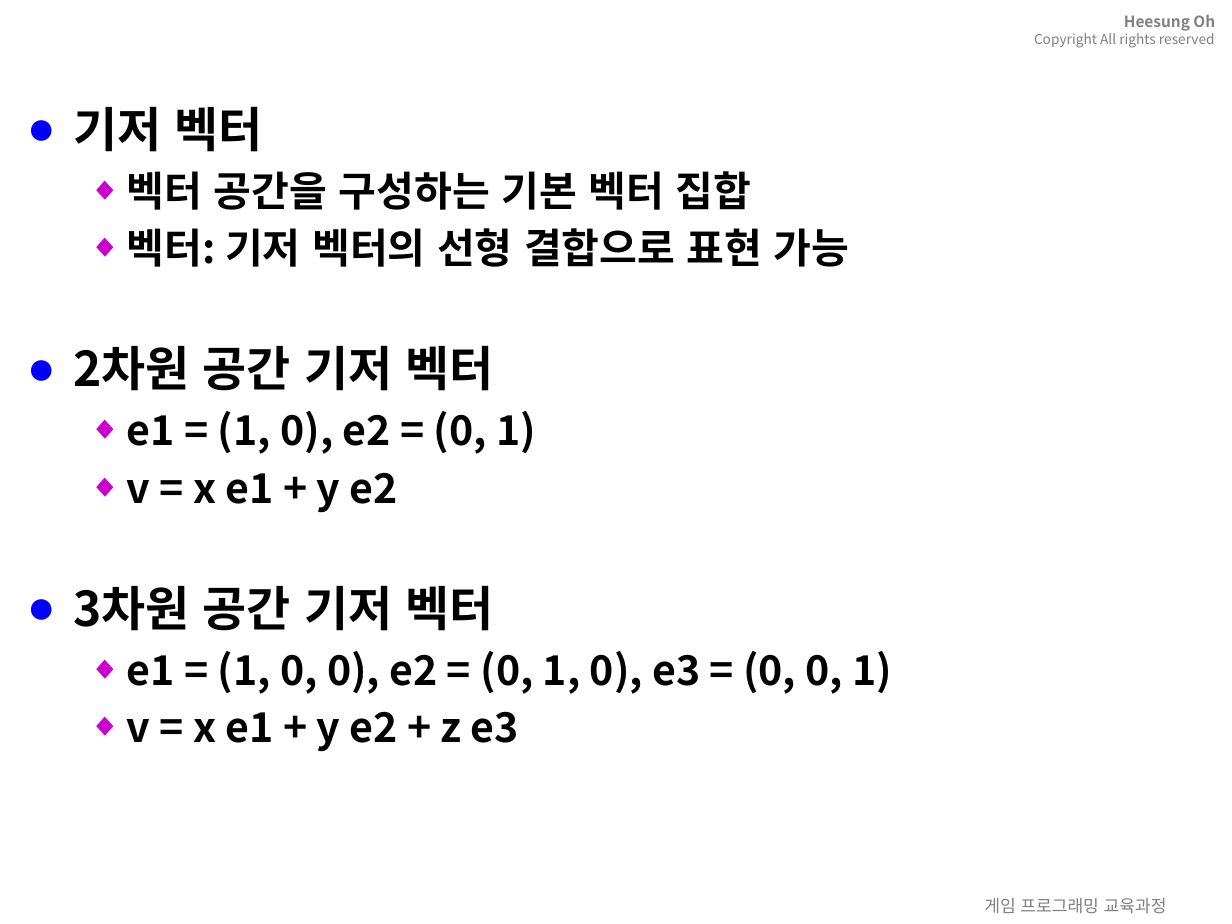
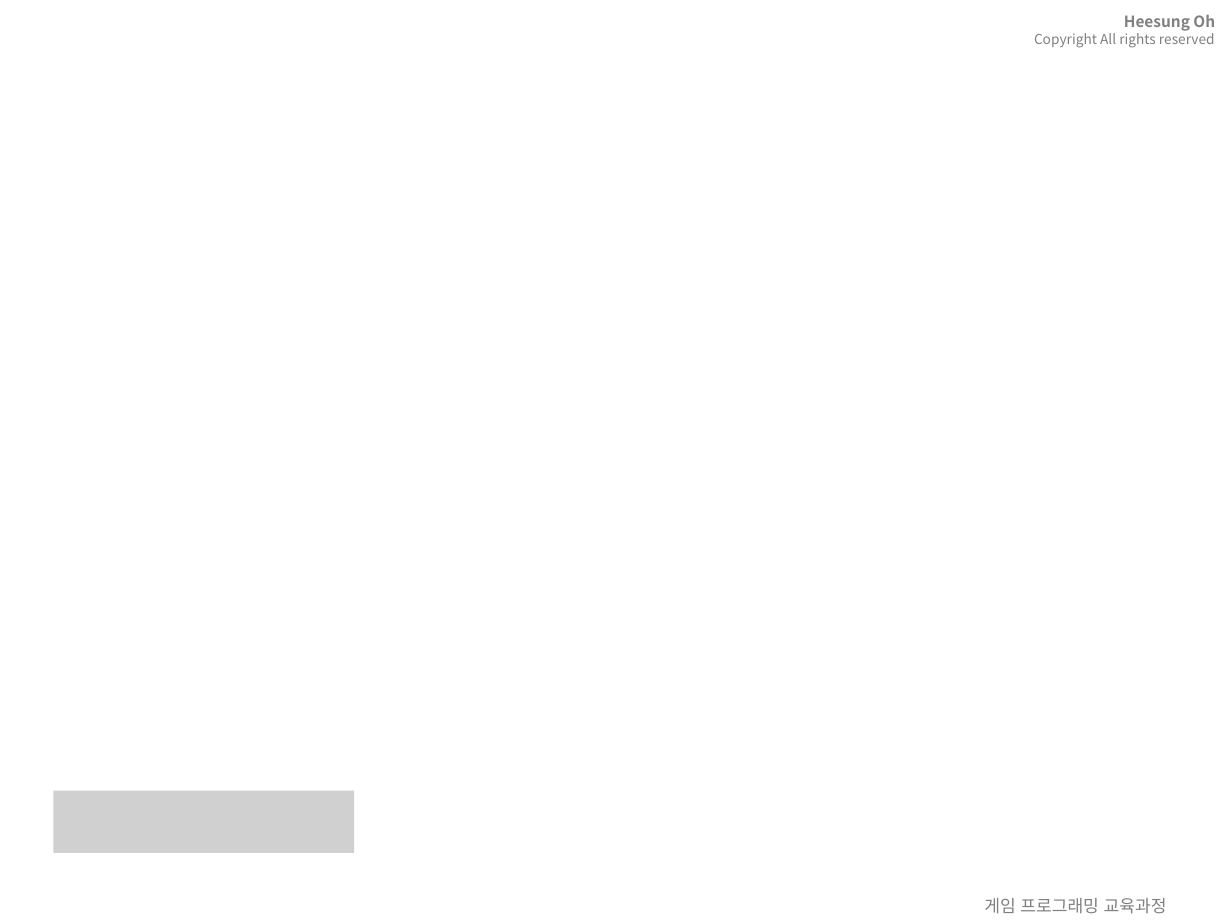
Before and after one commit to 3dapi/ef04_math, a slide deck: slide 25 of doc/mathAndPhycis.pptx (slide 21 before the commit). Drawn at 1232x924 pixels with LibreOffice and Linux fonts; fonts in the diff are those of the drawing; grey boxes stand for pictures; background and template pictures are left out. Boxes give left, top, right and bottom in pixels: in the first picture for what was removed or moved away, otherwise in the second. Text is boxed around its words. In the diff, an @@ line names an element or a change of style, - is before the commit and + after.

```diff
--- a/doc/mathAndPhycis.pptx
+++ b/doc/mathAndPhycis.pptx
@@ text removed at [73, 106, 893, 752] @@
-● 기저 벡터
-  ◆ 벡터 공간을 구성하는 기본 벡터 집합
-  ◆ 벡터: 기저 벡터의 선형 결합으로 표현 가능
-● 2차원 공간 기저 벡터
-  ◆ e1 = (1, 0), e2 = (0, 1)
-  ◆ v = x e1 + y e2
-● 3차원 공간 기저 벡터
-  ◆ e1 = (1, 0, 0), e2 = (0, 1, 0), e3 = (0, 0, 1)
-  ◆ v = x e1 + y e2 + z e3
@@ picture added at [53, 791, 354, 853] @@
```
Also in this commit, not shown: 10 other slides changed, 16 slides added, 7 other files.
